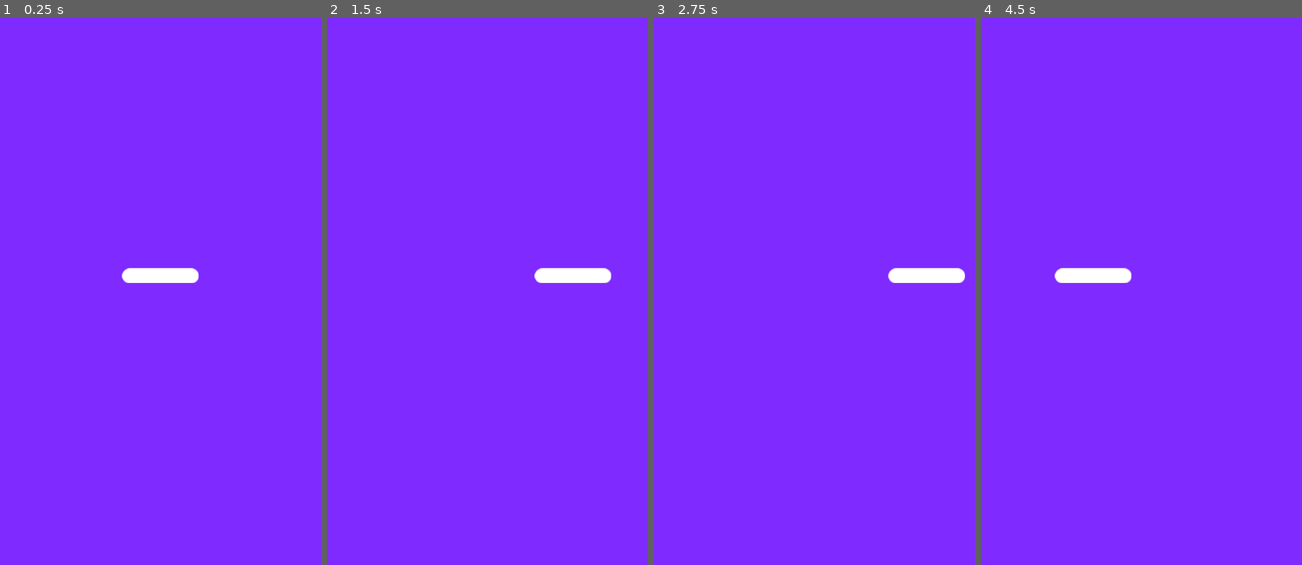
Above: before the commit, frames 1-4 (left to right).
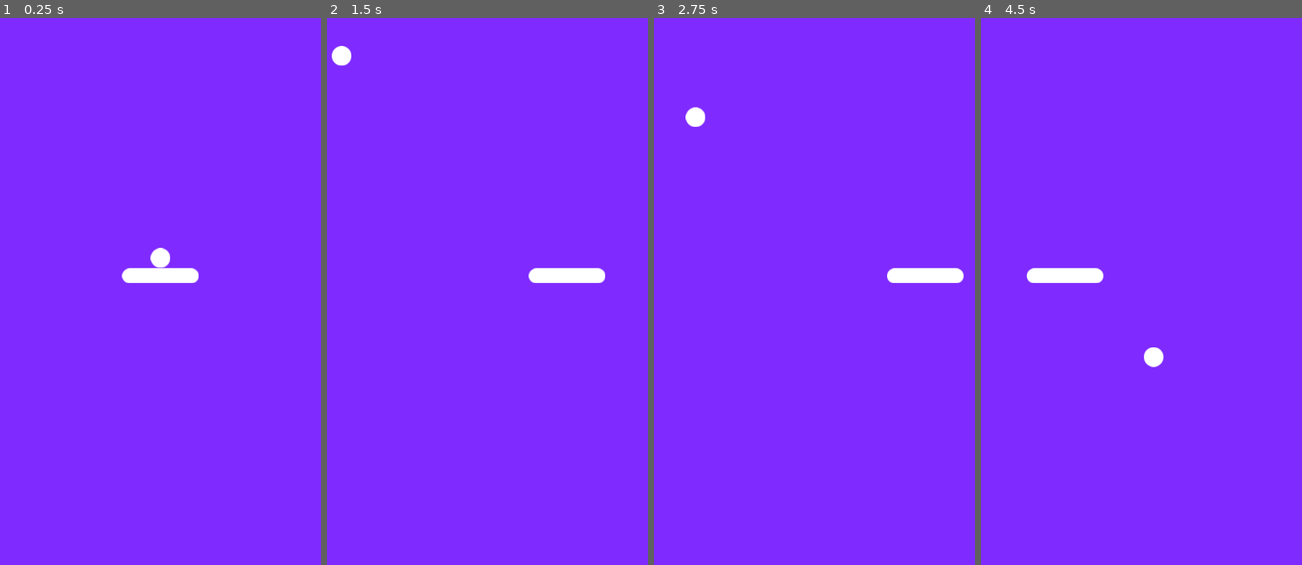
Above: after the commit, the same moments.

Repository: devmoreir4/space-pong
Game: Godot game, scene res://scenes/game.tscn
The game is run twice, just before and just after one commit, with the same random seed, the same clock (stepped at 60 frames per second) and the same inputs.
Inputs:
- Up to frame 1 (0.25 s): no input
- Up to frame 2 (1.5 s): tap Enter (ui_accept) at 0.5, 1.35 s; hold Right (ui_right) 0.53-1.28 s; hold Enter (ui_accept) 0.53-1.28 s; hold Left (ui_left) from 1.28 s (still down)
- Up to frame 3 (2.75 s): tap Enter (ui_accept) at 1.52, 1.82 s; release Left (ui_left) at 2.03 s; hold Right (ui_right) from 2.03 s (still down); hold Enter (ui_accept) from 2.03 s (still down)
- Up to frame 4 (4.5 s): release Enter (ui_accept) at 2.78 s; tap Enter (ui_accept) at 2.85, 3.02, 3.32, 4.35 s; release Right (ui_right) at 3.53 s; hold Enter (ui_accept) 3.53-4.28 s; hold Left (ui_left) from 3.53 s (still down)

The runs differ from the first frame. In frame 1, 0.2% of the frame differs, in the area x 46-54%, y 42-46%; in frame 2, 0.3%; in frame 3, 0.2%; in frame 4, 0.7%, in the area x 14-58%, y 45-64%.

Commit message:
feat: adding the ball into the game

Diff:
--- /dev/null
+++ b/scenes/ball.tscn
@@ -0,0 +1,17 @@
+[gd_scene load_steps=4 format=3 uid="uid://se4rfnlt3sms"]
+
+[ext_resource type="Script" path="res://scripts/ball.gd" id="1_d1pjg"]
+[ext_resource type="Texture2D" uid="uid://dd3jqravjp6ex" path="res://assets/Bola.png" id="1_mnl0y"]
+
+[sub_resource type="CircleShape2D" id="CircleShape2D_ltrtn"]
+radius = 17.0
+
+[node name="Ball" type="CharacterBody2D"]
+script = ExtResource("1_d1pjg")
+
+[node name="Sprite2D" type="Sprite2D" parent="."]
+texture = ExtResource("1_mnl0y")
+
+[node name="CollisionShape2D" type="CollisionShape2D" parent="."]
+shape = SubResource("CircleShape2D_ltrtn")
+debug_color = Color(1.49205e-06, 0.651308, 0.0105073, 0.42)
--- a/scenes/game.tscn
+++ b/scenes/game.tscn
@@ -1,7 +1,8 @@
-[gd_scene load_steps=6 format=3 uid="uid://bgux6yoa27pn7"]
+[gd_scene load_steps=7 format=3 uid="uid://bgux6yoa27pn7"]
 
 [ext_resource type="Texture2D" uid="uid://dho0aje41r3ev" path="res://assets/Fundo1.png" id="1_ur4to"]
 [ext_resource type="PackedScene" uid="uid://d2g24gi0wut1t" path="res://scenes/player.tscn" id="2_4ccv2"]
+[ext_resource type="PackedScene" uid="uid://se4rfnlt3sms" path="res://scenes/ball.tscn" id="3_1u5ni"]
 
 [sub_resource type="RectangleShape2D" id="RectangleShape2D_pj1du"]
 size = Vector2(567, 20)
@@ -49,3 +50,6 @@
 position = Vector2(270.5, 974.5)
 shape = SubResource("RectangleShape2D_6pyc2")
 debug_color = Color(0.995411, 0, 0.20572, 0.42)
+
+[node name="Ball" parent="." instance=ExtResource("3_1u5ni")]
+position = Vector2(270, 434)
--- /dev/null
+++ b/scripts/ball.gd
@@ -0,0 +1,20 @@
+extends CharacterBody2D
+
+var started = false
+var start_speed = 500
+const INCREMENTAL_SPEED = 1.01
+var angle = [-250, 250]
+
+func _physics_process(delta):
+	if Input.is_action_pressed("ui_accept") and started == false:
+		start_game()
+
+	if started:
+		var collision = move_and_collide(velocity * delta)
+		if collision != null:
+			velocity = velocity.bounce(collision.get_normal()) * INCREMENTAL_SPEED
+
+func start_game():
+	started = true
+	velocity.y = -start_speed
+	velocity.x = angle.pick_random()
--- a/scripts/player.gd
+++ b/scripts/player.gd
@@ -1,13 +1,19 @@
 extends CharacterBody2D
 
-const SPEED = 300.0
+const SPEED = 350.0
+
+var ball
+
+func _ready():
+	ball = get_parent().get_node("Ball")
 
 func _physics_process(delta):
 
-	var direction = Input.get_axis("ui_left", "ui_right")
-	if direction:
-		velocity.x = direction * SPEED
-	else:
-		velocity.x = move_toward(velocity.x, 0, SPEED)
+	velocity.x = 0
 
-	move_and_slide()
+	if Input.is_action_pressed("ui_left") and ball.started == true:
+		velocity.x -= SPEED
+	if Input.is_action_pressed("ui_right") and ball.started == true:
+		velocity.x += SPEED
+
+	move_and_collide(velocity * delta)
